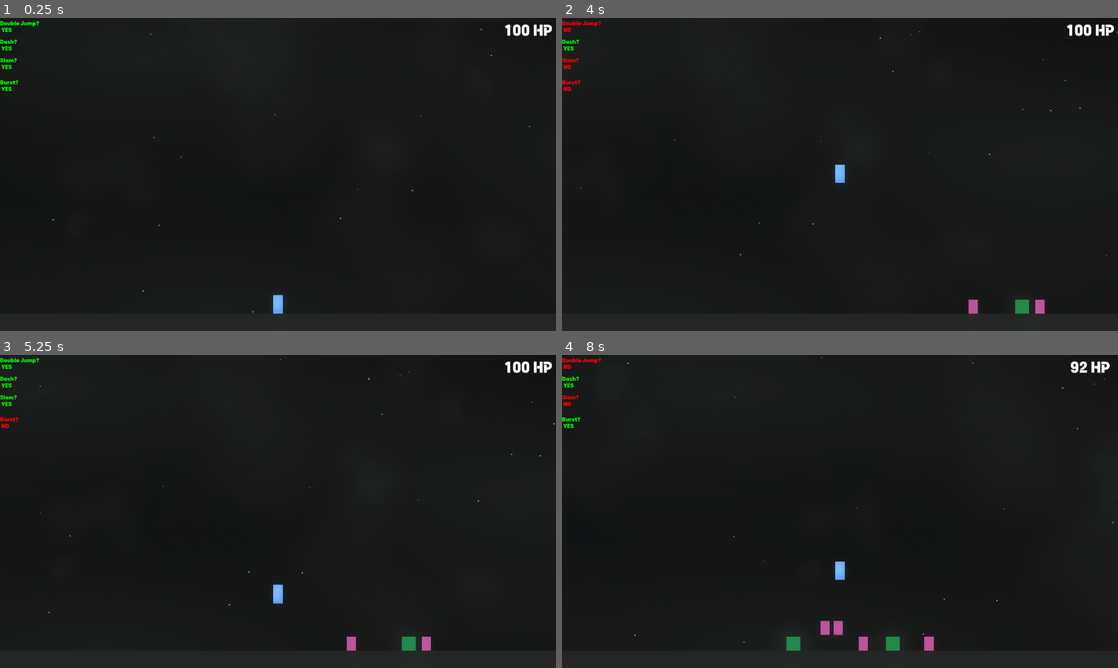
Above: before the commit, frames 1-4 (two rows, left to right).
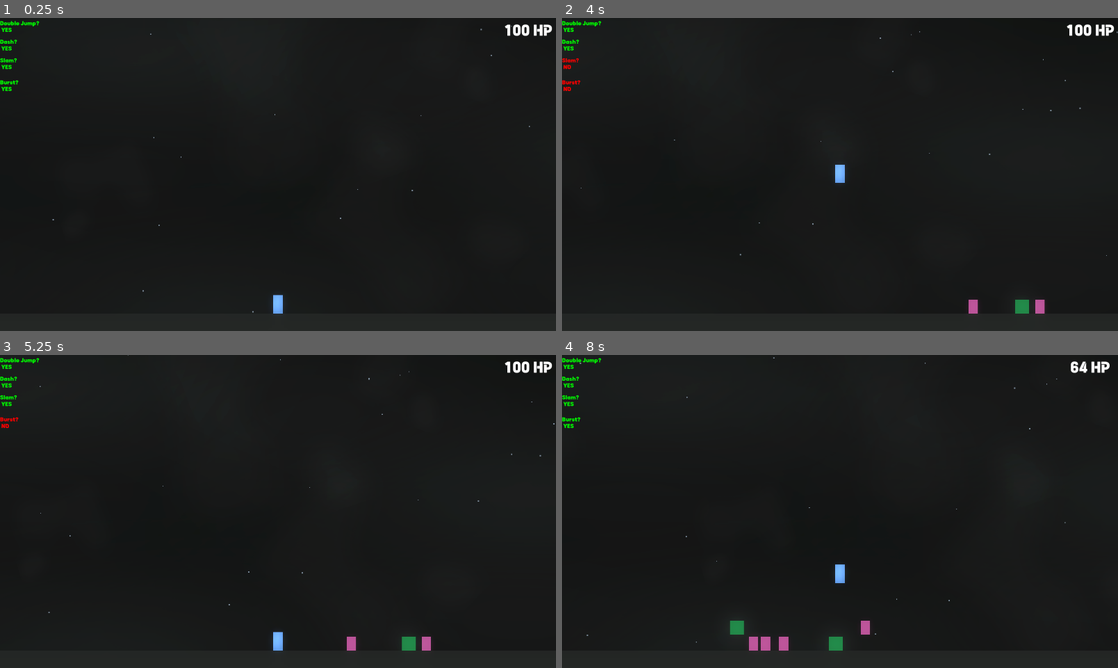
Above: after the commit, the same moments.

Repository: HeroHunterIguess/untitled-wip-game
Game: Godot game, scene res://scenes/worlds/main_world.tscn
Two runs of this game, one before a commit and one after it. Both use one fixed random seed, a clock stepped at 60 frames per second and the inputs below. The engine's default icon, where the game draws it, is replaced by a stand-in: a white triangle on a blue panel in a dark square.
Inputs (mouse positions are in pixels of both pictures, inside the frame that each line leads up to):
- Up to frame 1 (0.25 s): no input
- Up to frame 2 (4 s): tap Enter at 0.5 s; move the mouse to (962, 158) at 0.52 s; hold D (right) 0.53-2.03 s; tap E (air_freeze) at 0.6, 3.8 s; tap Space (double jump) at 0.77, 1.07, 1.52, 1.82, 3.02, 3.05, 3.32, 3.6, 3.77 s; tap Q (burst) at 0.8, 1.35 s; move the mouse to (728, 190) at 1.27 s; tap F (ground_slam) at 1.55, 2.1 s; move the mouse to (895, 105) at 2.02 s; hold A (left) 2.03-2.78 s; click (895, 105) at 2.3 s; move the mouse to (812, 237) at 2.77 s; hold D (right) from 2.78 s (still down); click (812, 237) at 2.85 s; move the mouse to (1006, 221) at 3.52 s
- Up to frame 3 (5.25 s): tap Space (double jump) at 4.07, 4.52, 4.82 s; move the mouse to (111, 464) at 4.27 s; release D (right) at 4.28 s; hold A (left) 4.28-5.03 s; tap E (air_freeze) at 4.35 s; tap Q (burst) at 4.55, 5.1 s; move the mouse to (305, 511) at 5.02 s; hold D (right) from 5.03 s (still down)
- Up to frame 4 (8 s): tap F (ground_slam) at 5.3, 7.35 s; move the mouse to (756, 433) at 5.77 s; release D (right) at 5.78 s; hold A (left) 5.78-7.28 s; tap Shift (dash) at 5.85 s; tap Space (double jump) at 6.02, 6.32, 6.77, 6.8, 7.07, 7.52, 7.82 s; click (756, 433) at 6.05 s; move the mouse to (962, 495) at 6.52 s; right-click (962, 495) at 6.6 s; move the mouse to (728, 527) at 7.27 s; hold D (right) from 7.28 s (still down); tap E (air_freeze) at 7.55 s

The runs differ from the first frame. In frame 2, 0.1% of the frame differs, in the area x 0-8%, y 0-5%; in frame 3, 0.2%; in frame 4, 1.3%, in the area x 0-100%, y 0-95%.

Commit message:
fix air freeze & burst enemy damage range

Diff:
--- a/project.godot
+++ b/project.godot
@@ -31,6 +31,7 @@
 [global_group]
 
 player=""
+range_detection="Area used by the enemy to detect if the player is in range."
 
 [input]
 
--- a/scenes/enemy_types/burst_enemy.tscn
+++ b/scenes/enemy_types/burst_enemy.tscn
@@ -41,11 +41,11 @@
 shape = SubResource("RectangleShape2D_ksxrg")
 debug_color = Color(0.90839064, 0.00012090445, 0.73861134, 0.41960785)
 
-[node name="burst_range" type="Area2D" parent="." unique_id=1036327533]
+[node name="burst_range" type="Area2D" parent="." unique_id=1036327533 groups=["range_detection"]]
 collision_layer = 5
 collision_mask = 5
 
-[node name="CollisionShape2D" type="CollisionShape2D" parent="burst_range" unique_id=1855640449]
+[node name="CollisionShape2D" type="CollisionShape2D" parent="burst_range" unique_id=1855640449 groups=["range_detection"]]
 shape = SubResource("CircleShape2D_d0to3")
 
 [connection signal="area_entered" from="hitbox" to="." method="_on_hitbox_area_entered"]
--- a/scenes/worlds/main_world.tscn
+++ b/scenes/worlds/main_world.tscn
@@ -93,23 +93,6 @@
 hue_variation_min = 0.12
 hue_variation_max = 0.3
 
-[node name="fog_particles" type="CPUParticles2D" parent="." unique_id=674144388]
-self_modulate = Color(1, 1, 1, 0.6313726)
-position = Vector2(-256, 0)
-amount = 17
-texture = ExtResource("4_aqpkv")
-lifetime = 139.66
-preprocess = 120.0
-spread = 8.0
-gravity = Vector2(0, 0)
-initial_velocity_min = 59.7
-initial_velocity_max = 74.64
-angle_min = -720.0
-angle_max = 720.0
-scale_amount_min = 0.5
-scale_amount_max = 1.75
-color = Color(1, 1, 1, 0.05490196)
-
 [node name="textures" type="Node" parent="." unique_id=1490719101]
 
 [node name="GroundSquare" type="Sprite2D" parent="textures" unique_id=230677566]
@@ -135,3 +118,21 @@
 [node name="player" parent="." unique_id=1754200920 instance=ExtResource("4_hvjhl")]
 modulate = Color(1.0895202, 1.0895202, 1.0895202, 1)
 position = Vector2(2496, 544)
+
+[node name="fog_particles" type="CPUParticles2D" parent="." unique_id=674144388]
+self_modulate = Color(1, 1, 1, 0.6313726)
+position = Vector2(-256, 0)
+amount = 17
+texture = ExtResource("4_aqpkv")
+lifetime = 139.66
+preprocess = 120.0
+speed_scale = 0.72
+spread = 8.0
+gravity = Vector2(0, 0)
+initial_velocity_min = 59.7
+initial_velocity_max = 74.64
+angle_min = -720.0
+angle_max = 720.0
+scale_amount_min = 0.5
+scale_amount_max = 1.75
+color = Color(1, 1, 1, 0.05490196)
--- a/scripts/game/attacks/basic_melee.gd
+++ b/scripts/game/attacks/basic_melee.gd
@@ -6,17 +6,18 @@
 func _on_area_entered(area: Area2D) -> void:
 	var object = area.get_parent()
 
-	# deal damage to the enemy
-	if object.has_method("take_damage"):
-		object.health = object.take_damage(object.health, DAMAGE)
+	if !object.is_in_group("player") && !object.is_in_group("range_detection"):
+		# deal damage to the enemy
+		if object.has_method("take_damage"):
+			object.health = object.take_damage(object.health, DAMAGE)
 
-	# knock enemy back
-	if object.has_method("take_kb"):
+		# knock enemy back
+		if object.has_method("take_kb"):
 
-		if object.to_local(self.global_position).x >= 0:
-			object.take_kb(KNOCKBACK, false)
-		else:
-			object.take_kb(KNOCKBACK, true)
+			if object.to_local(self.global_position).x >= 0:
+				object.take_kb(KNOCKBACK, false)
+			else:
+				object.take_kb(KNOCKBACK, true)
 
 func _process(_delta):
 	if get_tree().root.find_child("player",true,false).to_local(self.global_position).x >= 0:
--- a/scripts/game/attacks/ground_slam.gd
+++ b/scripts/game/attacks/ground_slam.gd
@@ -6,7 +6,7 @@
 func _on_area_entered(area: Area2D) -> void:
 	# damage things in area
 	var object = area.get_parent()
-	if !object.is_in_group("player"):
+	if !object.is_in_group("player") && !object.is_in_group("range_detection"):
 		if object.has_method("take_damage"):
 			object.health = object.take_damage(object.health, DAMAGE)
 
--- a/scripts/game/attacks/player_burst_attack.gd
+++ b/scripts/game/attacks/player_burst_attack.gd
@@ -8,7 +8,7 @@
 func _on_area_entered(area: Area2D) -> void:
 	# damage things in area
 	var object = area.get_parent()
-	if !object.is_in_group("player"):
+	if !object.is_in_group("player") && !object.is_in_group("range_detection"):
 		if object.has_method("take_damage"):
 			object.health = object.take_damage(object.health, DAMAGE)
 
--- a/scripts/game/player.gd
+++ b/scripts/game/player.gd
@@ -86,13 +86,15 @@
 	# double/triple jumping
 	if Input.is_action_just_pressed("double jump") && !data.slamming:
 		if !is_on_floor() && data.double_jumps > 0:
+			# if frozen then unfreeze
+			if frozen:
+				frozen = false
+				current_gravity = global.GRAVITY
+
+			# apply jump
 			velocity.y = -JUMP_FORCE
 			data.double_jumps -= 1
 
-		# if frozen then unfreeze
-		if frozen:
-			frozen = false
-			current_gravity = global.GRAVITY
 
 	# air freeze
 	if Input.is_action_just_pressed("air_freeze") && !is_on_floor() && data.can_freeze:
@@ -102,8 +104,13 @@
 		velocity.x = 0
 		current_gravity = 0
 
+		# give double jump to jump out of it
+		if data.double_jumps < 1:
+			data.double_jumps = 1
+
 		await get_tree().create_timer(FREEZE_TIME).timeout
 		frozen = false
+
 		current_gravity = global.GRAVITY
 
 	# check when ground slam hits ground
